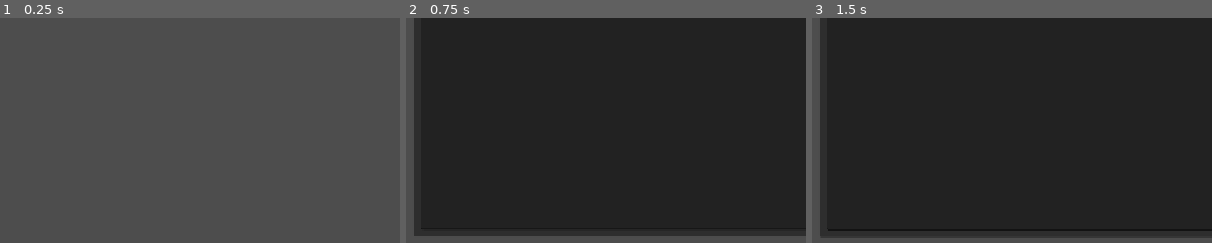
Above: before the commit, frames 1-3 (left to right).
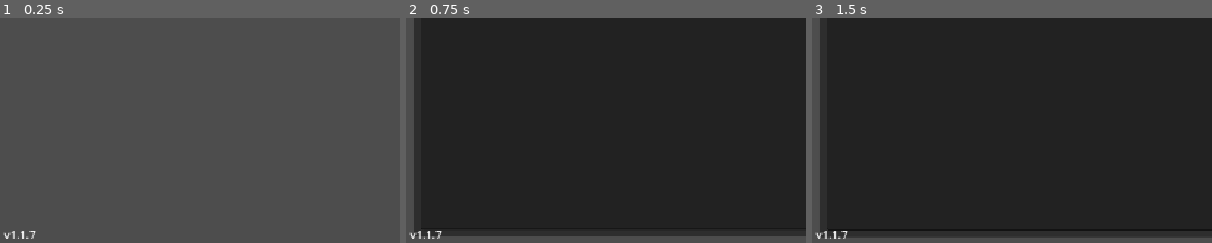
Above: after the commit, the same moments.

Repository: balyy/PszeudoGeci
Game: Godot game, scene res://core/main.tscn
Two runs of this game, one before a commit and one after it. Both use one fixed random seed, a clock stepped at 60 frames per second and the inputs below.
Inputs (mouse positions are % of the whole screen's width and height, from its top left):
- Up to frame 1 (0.25 s): no input
- Up to frame 2 (0.75 s): click "Kövi Agyrák ->" at 0.5 s
- Up to frame 3 (1.5 s): click (35, 11) at 1.27 s; type "12" at 1.35 s
The pictures show only the part of the screen within x 0-50%, y 50-100%; the shares and areas given below are measured in that part.

The runs differ from the first frame. In frame 1, 0.1% of the frame differs, in the area x 0-9%, y 94-99%; in frame 2, 0.1%; in frame 3, 0.1%.

Commit message:
v1.1.7
moree fixes
added version tracker label

Diff:
--- /dev/null
+++ b/PszeudoGeci/pszeudogeci/core/control/misc/label.gd
@@ -0,0 +1,4 @@
+extends Label
+
+func _ready() -> void:
+	text = ProjectSettings.get_setting("application/config/version")
--- a/PszeudoGeci/pszeudogeci/core/main.tscn
+++ b/PszeudoGeci/pszeudogeci/core/main.tscn
@@ -1,9 +1,10 @@
-[gd_scene load_steps=5 format=3 uid="uid://c42fswfeblhjp"]
+[gd_scene load_steps=6 format=3 uid="uid://c42fswfeblhjp"]
 
 [ext_resource type="Script" uid="uid://ccf85xp1dsgoi" path="res://core/main.gd" id="1_csopv"]
 [ext_resource type="PackedScene" uid="uid://bdbnnd1s317md" path="res://core/control/new_quiz.tscn" id="2_csopv"]
 [ext_resource type="PackedScene" uid="uid://cdp7rpsdy3txa" path="res://core/control/check.tscn" id="3_xa854"]
 [ext_resource type="PackedScene" uid="uid://bcgb68cb6ud66" path="res://core/control/settings_control.tscn" id="4_csopv"]
+[ext_resource type="Script" uid="uid://cki0jia3sis8a" path="res://core/control/misc/label.gd" id="5_xa854"]
 
 [node name="Main" type="Node2D"]
 script = ExtResource("1_csopv")
@@ -50,3 +51,16 @@
 offset_top = -253.0
 offset_right = 295.0
 offset_bottom = -253.0
+
+[node name="Label" type="Label" parent="Control"]
+layout_mode = 1
+anchors_preset = 2
+anchor_top = 1.0
+anchor_bottom = 1.0
+offset_left = -571.0
+offset_top = 300.0
+offset_right = -570.0
+offset_bottom = 323.0
+grow_vertical = 0
+text = "version"
+script = ExtResource("5_xa854")
--- a/PszeudoGeci/pszeudogeci/core/pseudo/pseudo_list/a_n_rekurziv.tres
+++ b/PszeudoGeci/pszeudogeci/core/pseudo/pseudo_list/a_n_rekurziv.tres
@@ -7,5 +7,5 @@
 name = "a az N-ediken rekurzív"
 input = "a - szám, N - egész"
 output = "a^N"
-lines = Array[String](["függvény HATVÁNY_REKURZÍV(a: szám, N: egész)", "\\tha N = 1 akkor", "\\t\\tvissza a", "\\tkülönben", "\\t\\tvissza a * HATVÁNY_REKURZÍV(N-1)", "\\telágazás vége", "függvény vége"])
+lines = Array[String](["függvény HATVÁNY_REKURZÍV(a: szám, N: egész)", "\\tha N = 1 akkor", "\\t\\tvissza a", "\\tkülönben", "\\t\\tvissza a * HATVÁNY_REKURZÍV(a, N-1)", "\\telágazás vége", "függvény vége"])
 metadata/_custom_type_script = "uid://bilbv0dlql50b"
--- a/PszeudoGeci/pszeudogeci/core/pseudo/pseudo_list/linearis_kereses.tres
+++ b/PszeudoGeci/pszeudogeci/core/pseudo/pseudo_list/linearis_kereses.tres
@@ -7,5 +7,5 @@
 name = "Lineáris Keresés"
 input = "x- T tömb, n - egész, P - logikai"
 output = "van - logikai, idx - egész"
-lines = Array[String](["függvény LINEÁRIS_KERESÉS(x: T tömb, n: egész, P: logikai", "\\ti <- 1", "\\tciklus amíg (i <= n) ÉS !P(x[i])", "\\t\\ti <- i + 1", "\\tciklus vége", "\\tvan <- (i<=n)", "\\tha van akkor", "\\t\\tidx <- i" …(101 unchanged characters)…
+lines = Array[String](["függvény LINEÁRIS_KERESÉS(x: T tömb, n: egész, P: logikai)", "\\ti <- 1", "\\tciklus amíg (i <= n) ÉS !P(x[i])", "\\t\\ti <- i + 1", "\\tciklus vége", "\\tvan <- (i <= n)", "\\tha van akkor", "\\t\\tidx <- i" …(101 unchanged characters)…
 metadata/_custom_type_script = "uid://bilbv0dlql50b"
--- a/PszeudoGeci/pszeudogeci/core/pseudo/pseudo_list/linearis_kereses_konkret_ertek.tres
+++ b/PszeudoGeci/pszeudogeci/core/pseudo/pseudo_list/linearis_kereses_konkret_ertek.tres
@@ -7,5 +7,5 @@
 name = "Lineáris Keresés (konkrét érték)"
 input = "x - T tömb, n - egész, érték - T"
 output = "van - logikai, idx -  egész"
-lines = Array[String](["függvény LINEÁRIS_KERESÉS(x: T tömb, n: egész, érték: T)", "\\ti <- 1", "\\tciklus amíg (i <= n) ÉS (x[i] != érték)", "\\t\\ti <- i+1 ", "\\tciklus vége", "\\tvan <- (i <=n)", "\\tha van akkor", "\\t\\tidx <- i" …(101 unchanged characters)…
+lines = Array[String](["függvény LINEÁRIS_KERESÉS(x: T tömb, n: egész, érték: T)", "\\ti <- 1", "\\tciklus amíg (i <= n) ÉS (x[i] != érték)", "\\t\\ti <- i + 1 ", "\\tciklus vége", "\\tvan <- (i <= n)", "\\tha van akkor", "\\t\\tidx <- i" …(101 unchanged characters)…
 metadata/_custom_type_script = "uid://bilbv0dlql50b"
--- a/PszeudoGeci/pszeudogeci/project.godot
+++ b/PszeudoGeci/pszeudogeci/project.godot
@@ -12,7 +12,7 @@
 
 config/name="PszeudoGeci"
 config/description="Készítette: Virágh Balázs"
-config/version="1.1.6"
+config/version="v1.1.7"
 run/main_scene="uid://c42fswfeblhjp"
 config/features=PackedStringArray("4.4", "GL Compatibility")
 boot_splash/image="uid://bpxjis8gwqbjg"
Not shown, added: PszeudoGeci/pszeudogeci/core/control/misc/label.gd.uid
Not shown, changed: PszeudoGeci64.exe
